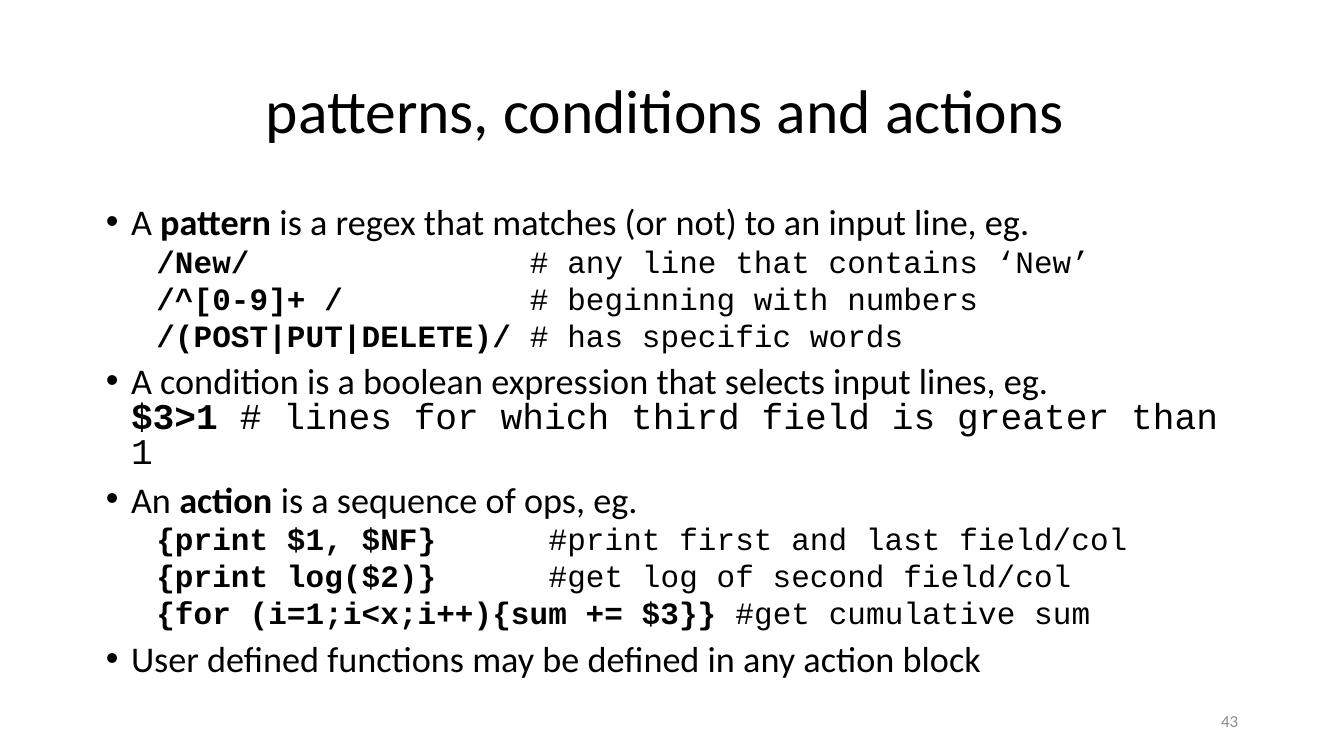
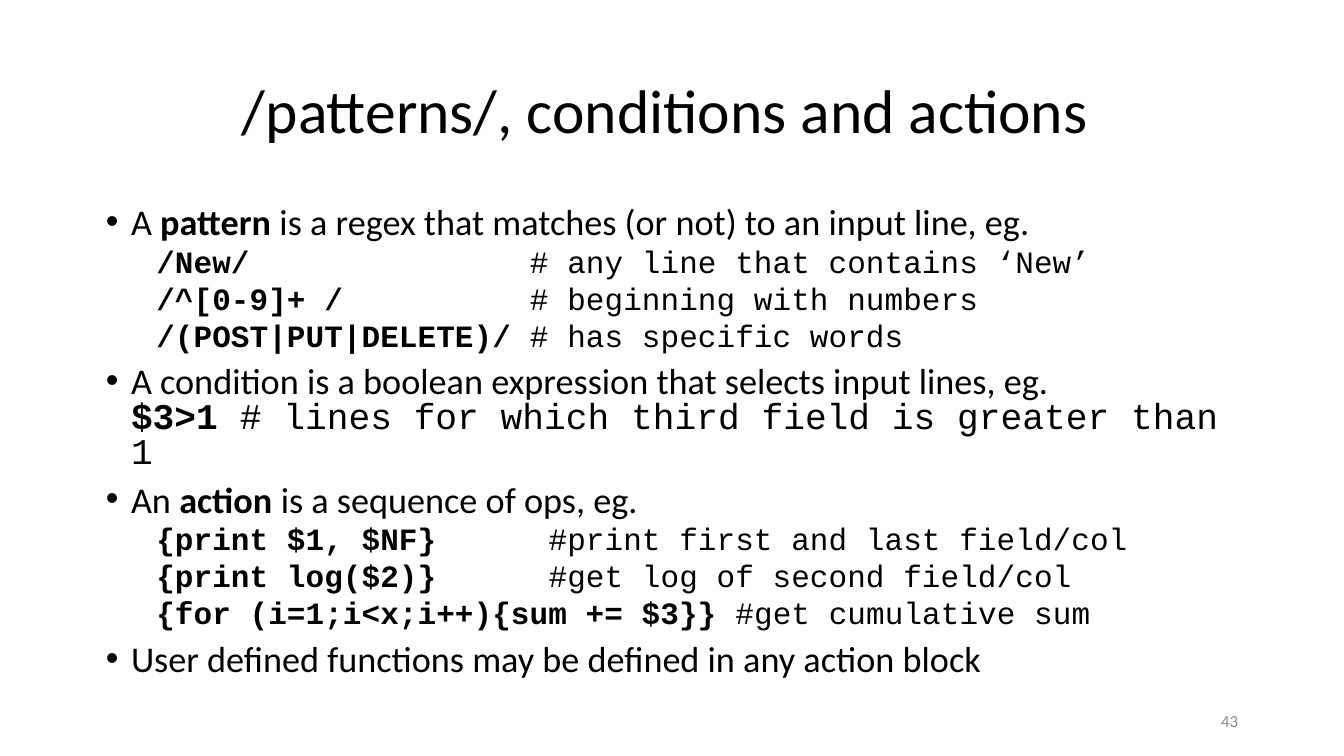
Before and after one commit to ketancmaheshwari/lisa19, a slide deck: slide 43 of lpt_LISA.pptx. Drawn at 1344x756 pixels with LibreOffice and Linux fonts; fonts in the diff are those of the drawing. Boxes give left, top, right and bottom in pixels: in the first picture for what was removed or moved away, otherwise in the second. Text is boxed around its words. In the diff, an @@ line names an element or a change of style, - is before the commit and + after.

```diff
--- a/lpt_LISA.pptx
+++ b/lpt_LISA.pptx
@@ title at (242, 90, 1088, 143): text changed @@
-patterns, conditions and actions
+/patterns/, conditions and actions
```
Also in this commit, not shown: 4 other slides changed, 1 other file.
